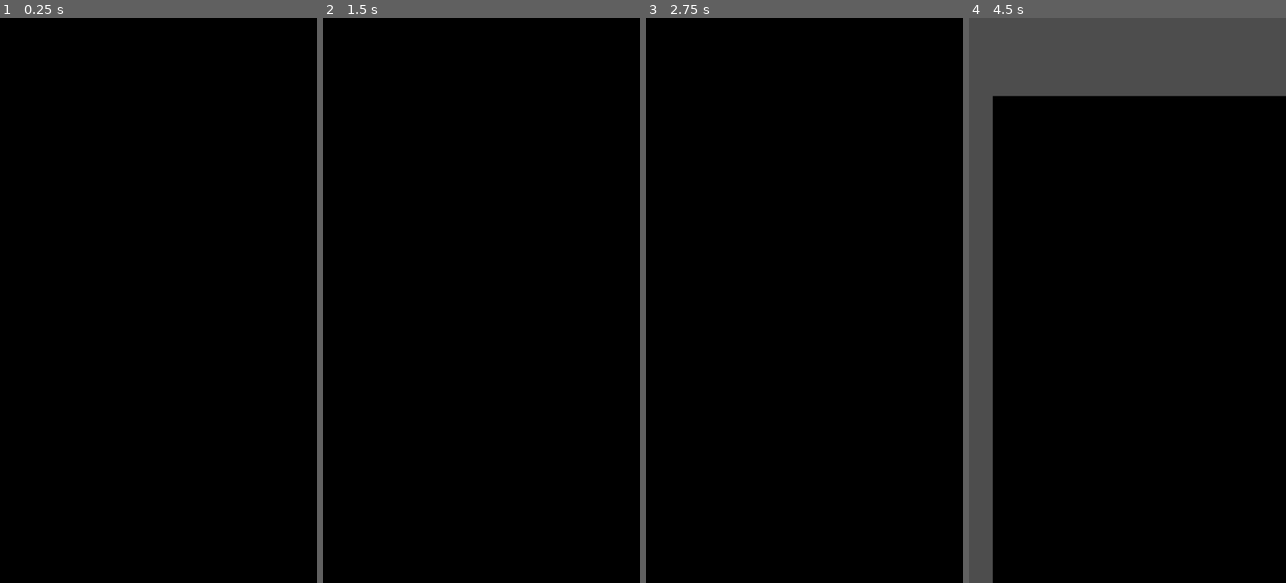
Above: before the commit, frames 1-4 (left to right).
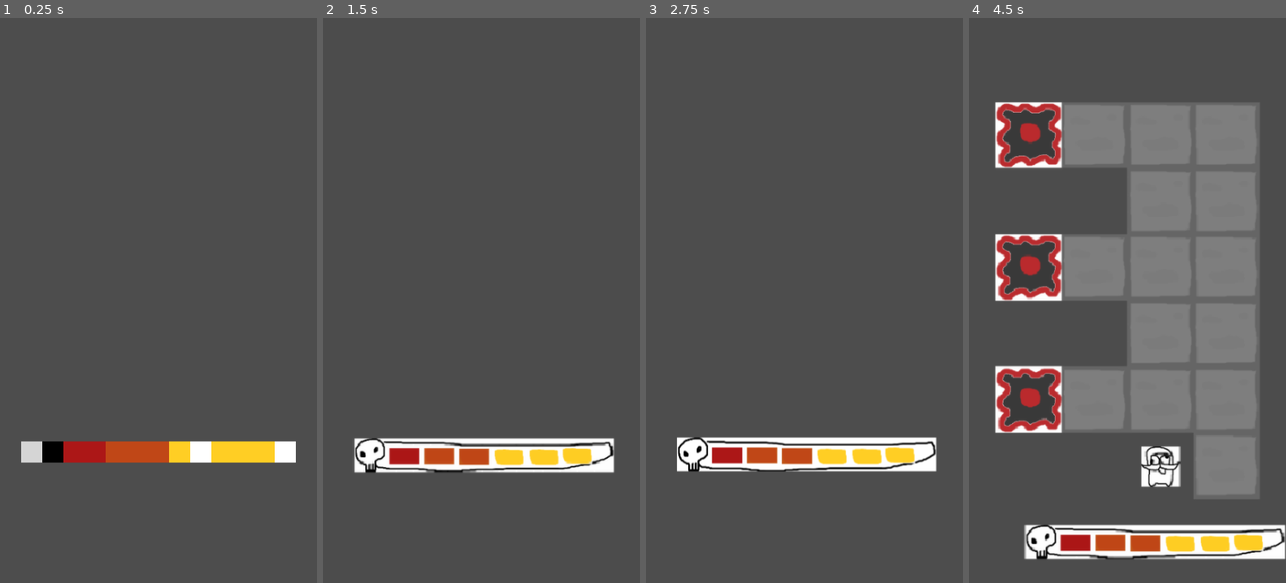
Above: after the commit, the same moments.

Repository: chamwhy/godotTest
Game: Godot game, scene res://04_Scenes/main.tscn
Two runs of this game, one before a commit and one after it. Both use one fixed random seed, a clock stepped at 60 frames per second and the inputs below.
Inputs:
- Up to frame 1 (0.25 s): no input
- Up to frame 2 (1.5 s): tap Enter at 0.5 s; hold D (move_right) 0.53-1.28 s; hold 5 0.53-1.28 s; tap 6 at 0.8, 1.35 s; tap Space (interaction) at 1.25 s; hold S (move_down) from 1.28 s (still down)
- Up to frame 3 (2.75 s): tap 5 at 1.55 s; release S (move_down) at 2.03 s; hold D (move_right) from 2.03 s (still down); hold 6 from 2.03 s (still down); tap Space (interaction) at 2.1 s
- Up to frame 4 (4.5 s): tap Enter at 2.75 s; release D (move_right) at 2.78 s; release 6 at 2.78 s; hold W (move_up) 2.78-3.53 s; tap X (test_x) at 2.85 s; tap 5 at 3.05 s; hold 5 3.53-4.28 s; hold A (move_left) from 3.53 s (still down); tap 6 at 3.8, 4.35 s; tap Space (interaction) at 4.25 s

The runs differ from the first frame. In frame 1, 100% of the frame differs, in the area x 0-100%, y 0-100%; in frame 2, 100%; in frame 3, 100%; in frame 4, 80%.
Error before the commit: Cannot call method 'set_trans' on a null value. (res://01_Scripts/UI/Dissolver.gd:18)

Commit message:
픽셀화 화면전환 성공

Diff:
--- /dev/null
+++ b/godot/01_Scripts/Systems/AutoLoad/SceneTransition.gd
@@ -0,0 +1,67 @@
+# ScreenTransition.gd — Autoload (싱글톤)으로 등록
+extends CanvasLayer
+
+signal transition_finished
+
+@export var duration_out : float = 0.6
+@export var duration_in  : float = 0.6
+@export var max_pixel_size : float = 32.0
+
+@onready var rect   = $ColorRect
+@onready var tween  : Tween
+var mat : ShaderMaterial
+
+func _ready():
+	mat = rect.material as ShaderMaterial
+	rect.visible = false
+
+# 외부에서 호출: await Transition.change_scene("res://scenes/Next.tscn")
+func change_scene(path: String):
+	await fade_out()
+	get_tree().change_scene_to_file(path)
+	await get_tree().process_frame  # 씬 로드 대기
+	await fade_in()
+	emit_signal("transition_finished")
+
+func fade_out():
+	rect.visible = true
+	mat.set_shader_parameter("pixel_size", 1.0)
+	mat.set_shader_parameter("fade_amount", 0.0)
+
+	if tween: tween.kill()
+	tween = create_tween().set_parallel(true)
+
+	# 픽셀 커지면서
+	tween.tween_method(
+		_set_pixel, 1.0, max_pixel_size, duration_out
+	).set_ease(Tween.EASE_IN).set_trans(Tween.TRANS_CUBIC)
+
+	# 동시에 검정으로 fade
+	tween.tween_method(
+		_set_fade, 0.0, 1.0, duration_out
+	).set_ease(Tween.EASE_IN).set_trans(Tween.TRANS_CUBIC)
+
+	await tween.finished
+
+func fade_in():
+	mat.set_shader_parameter("pixel_size", max_pixel_size)
+	mat.set_shader_parameter("fade_amount", 1.0)
+
+	if tween: tween.kill()
+	tween = create_tween().set_parallel(true)
+
+	# 픽셀 작아지면서
+	tween.tween_method(
+		_set_pixel, max_pixel_size, 1.0, duration_in
+	).set_ease(Tween.EASE_OUT).set_trans(Tween.TRANS_CUBIC)
+
+	# 동시에 fade in
+	tween.tween_method(
+		_set_fade, 1.0, 0.0, duration_in
+	).set_ease(Tween.EASE_OUT).set_trans(Tween.TRANS_CUBIC)
+
+	await tween.finished
+	rect.visible = false
+
+func _set_pixel(v: float): mat.set_shader_parameter("pixel_size", v)
+func _set_fade(v:  float): mat.set_shader_parameter("fade_amount", v)
--- a/godot/01_Scripts/Test/DissolverTester.gd
+++ b/godot/01_Scripts/Test/DissolverTester.gd
@@ -6,9 +6,9 @@
 func _process(delta: float) -> void:
 	if Input.is_key_pressed(KEY_5):
 		print("디졸브 IN 시작 (1.5초)")
-		UiManager.dissolve_in(1.5)
+		await SceneTransition.fade_in()
 
 	# 6번 키를 눌렀을 때 (Out: 사라지기)
 	if Input.is_key_pressed(KEY_6):
-		print("디졸브 OUT 시작 (1.5초)")
-		UiManager.dissolve_out(1.5)
+		print("디졸브 OUT 시5작 (1.5초)")
+		await SceneTransition.fade_out()
--- a/godot/01_Scripts/UI/Dissolver.gd
+++ b/godot/01_Scripts/UI/Dissolver.gd
@@ -10,9 +10,12 @@
 func dissolve_out(duration: float):
 	# 지정된 시간 동안 value를 0에서 1로 (사라지기)
 	var tween = create_tween()
-	tween.tween_property(material, "shader_parameter/progress", 1.0, 1.5).set_trans(Tween.TRANS_QUART).set_ease(Tween.EASE_OUT)
+	print("dissolve out", mat)
+	tween.tween_property(mat, "shader_parameter/progress", 1.0, 1.5)
+	tween.set_trans(Tween.TRANS_QUART).set_ease(Tween.EASE_OUT)
 
 func dissolve_in(duration: float):
 	# 지정된 시간 동안 value를 1에서 0으로 (나타나기)
 	var tween = create_tween()
-	tween.tween_property(material, "shader_parameter/progress", 0.0, 1.5).set_trans(Tween.TRANS_QUART).set_ease(Tween.EASE_IN)
+	tween.tween_property(mat, "shader_parameter/progress", 0.0, 1.5)
+	tween.set_trans(Tween.TRANS_QUART).set_ease(Tween.EASE_IN)
--- /dev/null
+++ b/godot/02_Material/Shader/PixelTransition.gdshader
@@ -0,0 +1,21 @@
+// PixelTransition.gdshader
+shader_type canvas_item;
+
+uniform float pixel_size : hint_range(1.0, 128.0) = 1.0;
+uniform float fade_amount : hint_range(0.0, 1.0) = 0.0;
+uniform sampler2D SCREEN_TEXTURE : hint_screen_texture, filter_linear_mipmap;
+
+void fragment() {
+    // 픽셀화: UV를 pixel_size 단위로 스냅
+    vec2 uv = SCREEN_UV;
+    vec2 screen_size = 1.0 / SCREEN_PIXEL_SIZE;
+    vec2 cell_size = pixel_size / screen_size;
+    vec2 snapped = (floor(uv / cell_size) + 0.5) * cell_size;
+
+    vec4 pixel_color = texture(SCREEN_TEXTURE, snapped);
+
+    // 검정으로 fade
+    vec4 final_color = mix(pixel_color, vec4(0.0, 0.0, 0.0, 1.0), fade_amount);
+
+    COLOR = final_color;
+}
--- /dev/null
+++ b/godot/02_Material/Shader/PixelTransition.tres
@@ -0,0 +1,8 @@
+[gd_resource type="ShaderMaterial" format=3 uid="uid://bpsj5ontcsxcx"]
+
+[ext_resource type="Shader" uid="uid://7mofg0ivb0uj" path="res://02_Material/Shader/PixelTransition.gdshader" id="1_5hv0u"]
+
+[resource]
+shader = ExtResource("1_5hv0u")
+shader_parameter/pixel_size = 32.0
+shader_parameter/fade_amount = 0.0
--- a/godot/02_Material/Shader/cam_dissolve.gdshader
+++ /dev/null
@@ -1,20 +0,0 @@
-shader_type canvas_item;
-
-uniform float progress : hint_range(0.0, 1.0) = 0.0;
-uniform float pixel_size = 32.0;
-
-void fragment() {
-    // Get the screen UV and snap it to the pixel grid
-    vec2 grid_uv = floor(UV * pixel_size) / pixel_size;
-
-    // Create a simple circular mask based on the distance from the center
-    // You can also use a texture here for more complex patterns
-    float dist = distance(grid_uv, vec2(0.5));
-
-    // Compare distance to progress to create the "reveal" effect
-    if (dist < progress * 1.5) {
-        discard; // Make the pixel transparent
-    }
-
-    COLOR = vec4(0.0, 0.0, 0.0, 1.0); // The transition color (Black)
-}
--- a/godot/02_Material/Shader/cam_dissolve.tres
+++ /dev/null
@@ -1,10 +0,0 @@
-[gd_resource type="ShaderMaterial" format=3 uid="uid://bpsj5ontcsxcx"]
-
-[ext_resource type="Shader" uid="uid://7mofg0ivb0uj" path="res://02_Material/Shader/cam_dissolve.gdshader" id="1_5hv0u"]
-
-[sub_resource type="NoiseTexture2D" id="NoiseTexture2D_5hv0u"]
-
-[resource]
-shader = ExtResource("1_5hv0u")
-shader_parameter/value = 0.0
-shader_parameter/noise_texture = SubResource("NoiseTexture2D_5hv0u")
--- /dev/null
+++ b/godot/04_Scenes/SceneTransition.tscn
@@ -0,0 +1,15 @@
+[gd_scene format=3 uid="uid://dc3c2ayr4ampo"]
+
+[ext_resource type="Script" uid="uid://bw2uwghm615ht" path="res://01_Scripts/Systems/AutoLoad/SceneTransition.gd" id="1_5nm3k"]
+[ext_resource type="Material" uid="uid://bpsj5ontcsxcx" path="res://02_Material/Shader/PixelTransition.tres" id="2_6hrpv"]
+
+[node name="Transitioner" type="CanvasLayer" unique_id=309742025]
+script = ExtResource("1_5nm3k")
+
+[node name="ColorRect" type="ColorRect" parent="." unique_id=157207070]
+material = ExtResource("2_6hrpv")
+anchors_preset = 15
+anchor_right = 1.0
+anchor_bottom = 1.0
+grow_horizontal = 2
+grow_vertical = 2
--- a/godot/04_Scenes/main.tscn
+++ b/godot/04_Scenes/main.tscn
@@ -3,7 +3,7 @@
 [ext_resource type="Script" uid="uid://lpdb7ca0h2ms" path="res://01_Scripts/Systems/MyCamera.gd" id="1_6grqo"]
 [ext_resource type="Script" uid="uid://ybb0yxgxcq8b" path="res://01_Scripts/Test/MapMakeTester.gd" id="1_6s166"]
 [ext_resource type="Script" uid="uid://cb6q0b6vlkvlu" path="res://01_Scripts/UI/PlayerHpBar.gd" id="4_rbyvi"]
-[ext_resource type="Material" uid="uid://bpsj5ontcsxcx" path="res://02_Material/Shader/cam_dissolve.tres" id="6_6grqo"]
+[ext_resource type="Material" uid="uid://bpsj5ontcsxcx" path="res://02_Material/Shader/PixelTransition.tres" id="6_6grqo"]
 [ext_resource type="Texture2D" uid="uid://c136eykec6roi" path="res://03_Resources/Test/hpbar.png" id="6_ibv6u"]
 [ext_resource type="Script" uid="uid://bknp4kqn5q4sl" path="res://01_Scripts/UI/Dissolver.gd" id="6_xfwcn"]
 [ext_resource type="Texture2D" uid="uid://buj5q8hvmbqar" path="res://03_Resources/Test/hpbarCnt.png" id="7_6grqo"]
--- a/godot/project.godot
+++ b/godot/project.godot
@@ -30,6 +30,7 @@
 MapDrawer="*res://01_Scripts/Systems/Map/MapDrawer.gd"
 InGameManager="*res://01_Scripts/Systems/AutoLoad/InGameManager.gd"
 AnimationQueue="*uid://b4cm2c6ncvs4r"
+SceneTransition="*uid://dc3c2ayr4ampo"
 
 [display]
 
Not shown, added: godot/01_Scripts/Systems/AutoLoad/SceneTransition.gd.uid
Renamed: godot/02_Material/Shader/cam_dissolve.gdshader.uid -> godot/02_Material/Shader/PixelTransition.gdshader.uid
